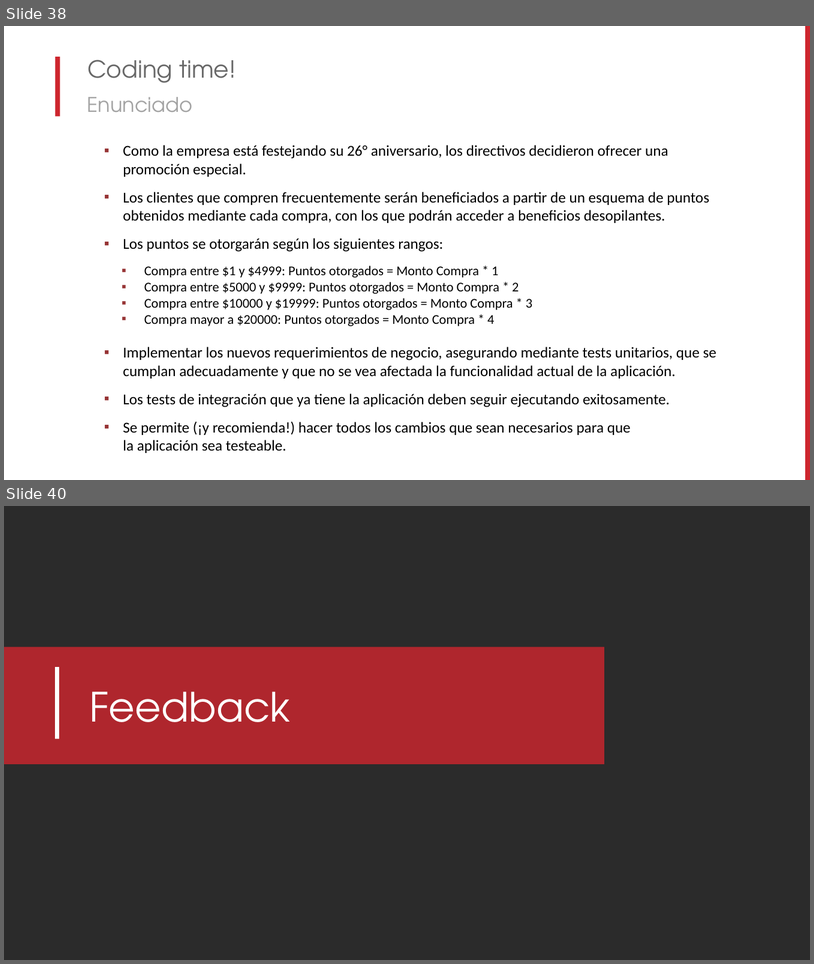
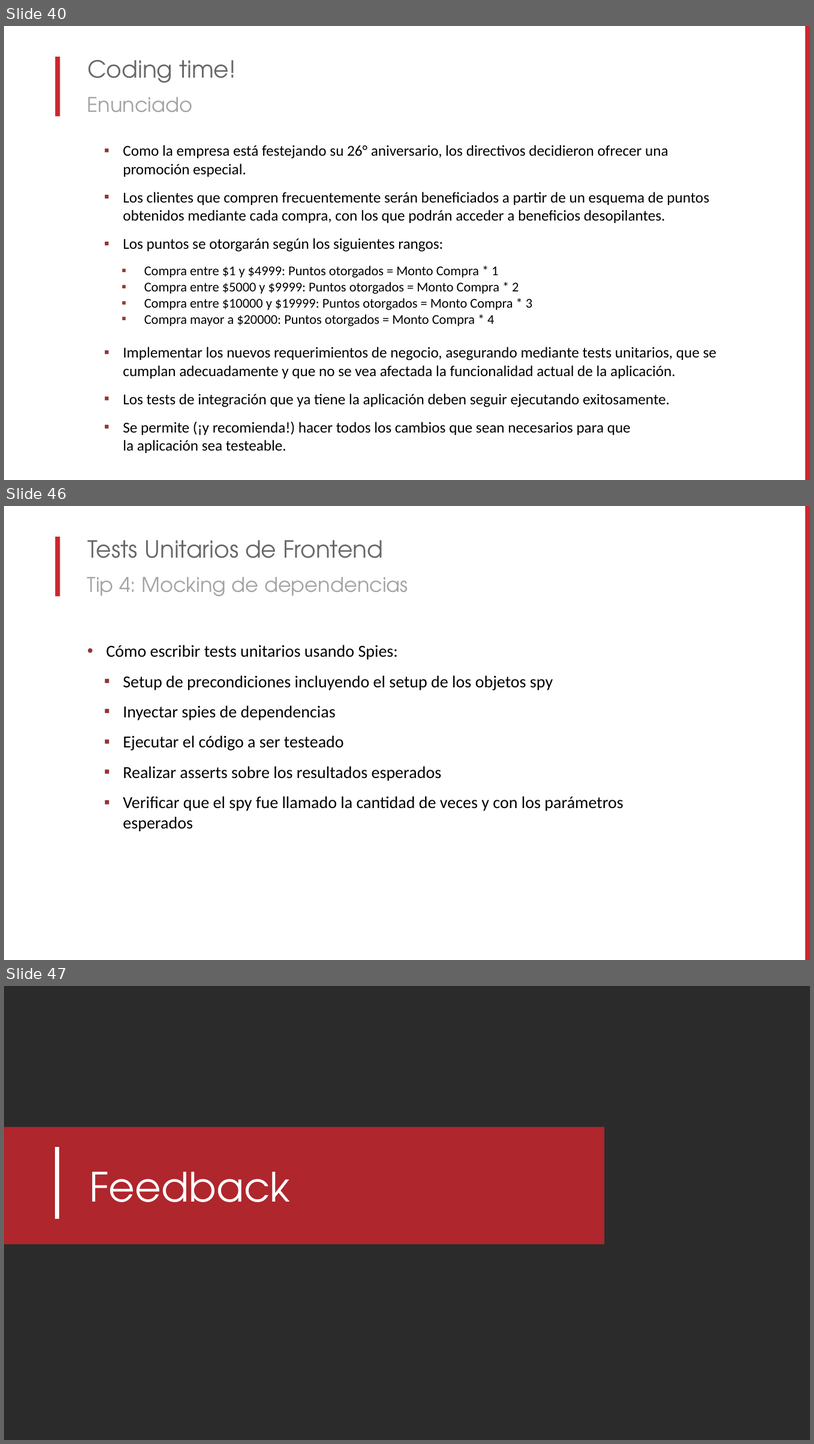
Before and after one commit to lgoldin/DesigningTestableApplications, a slide deck: MUG - Diseñando Aplicaciones Testeables.pptx. Shown one above the other, each under a label of ours: slides 38 and 40 before the commit, slides 40, 46 and 47 after it; the slides between them are not shown. The pictures are 814x964 and 814x1444 pixels, drawn with LibreOffice and Linux fonts; fonts in the diff are those of the drawing; background and template pictures are left out; a plain dark background stands for a picture behind light text. Boxes give left, top, right and bottom in pixels: in the first picture for what was removed or moved away, otherwise in the second. Text is boxed around its words. In the diff, an @@ line names an element or a change of style, - is before the commit and + after.

```diff
--- a/MUG - Diseñando Aplicaciones Testeables.pptx
+++ b/MUG - Diseñando Aplicaciones Testeables.pptx
@@ slide 46 added at <box>4,506,810,960</box>, background #FFFFFF; not listed: 2 template elements that a slide beside it also shows @@
@@ text added at <box>87,540,383,558</box>, 28 pt, text #676767 @@
+Tests Unitarios de Frontend
@@ text added at <box>87,577,408,596</box>, 24 pt, text #A3A3A3 @@
+Tip 4: Mocking de dependencias
@@ text added at <box>106,645,623,831</box>, 20 pt, text #000000 @@
+• Cómo escribir tests unitarios usando Spies:
+  ▪ Setup de precondiciones incluyendo el setup de los objetos spy
+  ▪ Inyectar spies de dependencias
+  ▪ Ejecutar el código a ser testeado
+  ▪ Realizar asserts sobre los resultados esperados
+  ▪ Verificar que el spy fue llamado la cantidad de veces y con los parámetros esperados
@@ what was slide 38 is now slide 40 @@
@@ what was slide 40 is now slide 47 @@
```
Also in this commit, not shown: 1 slide changed, 6 other slides added.
